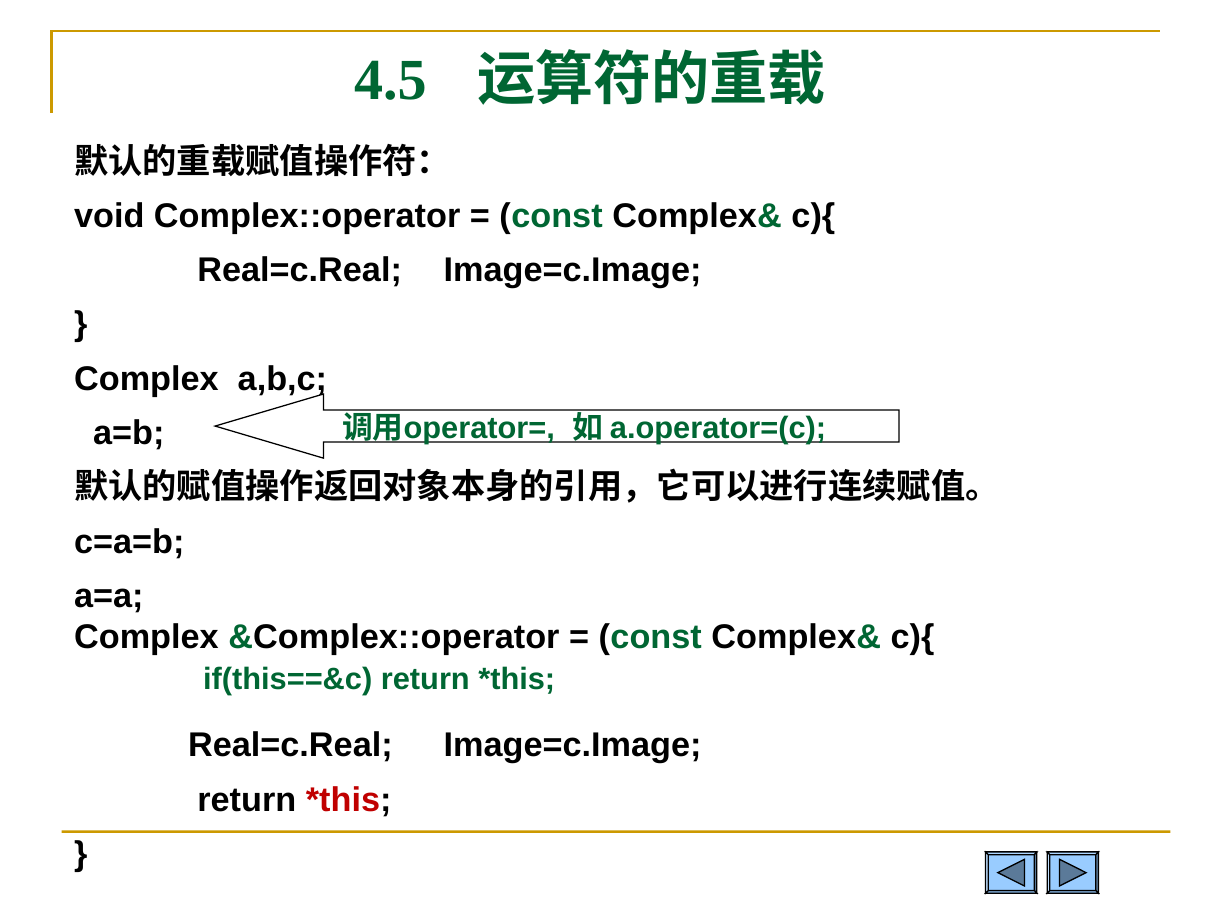
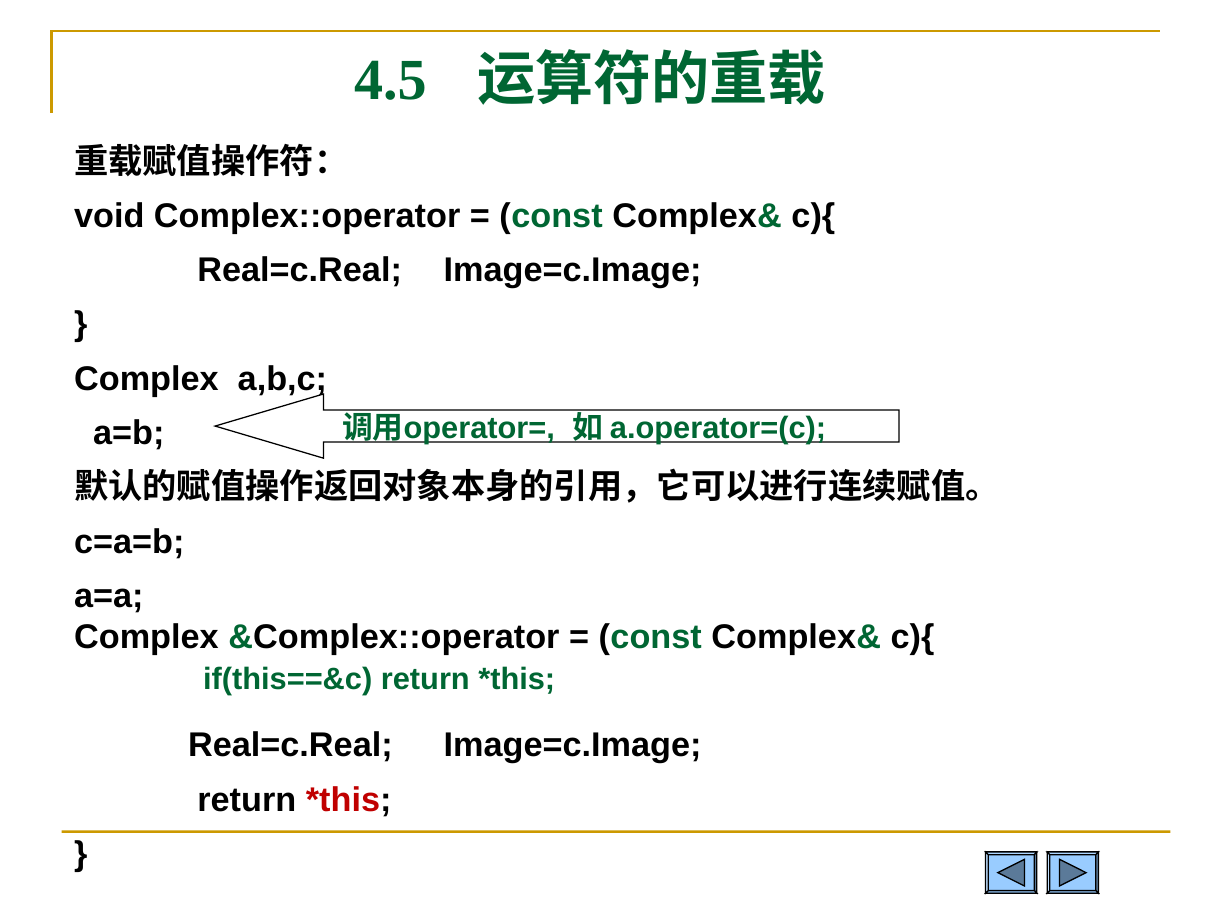
Before and after one commit to Changhe160/Changhe160.github.io, a slide deck: slide 49 of teachingRes/Cplusplus/unit04类与对象.ppt. Drawn at 1232x924 pixels with LibreOffice and Linux fonts; fonts in the diff are those of the drawing. Boxes give left, top, right and bottom in pixels: in the first picture for what was removed or moved away, otherwise in the second. Text is boxed around its words. In the diff, an @@ line names an element or a change of style, - is before the commit and + after.

```diff
--- a/teachingRes/Cplusplus/unit04类与对象.ppt
+++ b/teachingRes/Cplusplus/unit04类与对象.ppt
@@ text at (74, 144, 348, 176): text changed @@
-默认的重载赋值操作符：
+重载赋值操作符：
```
Also in this commit, not shown: 3 other slides changed, 1 other file.
